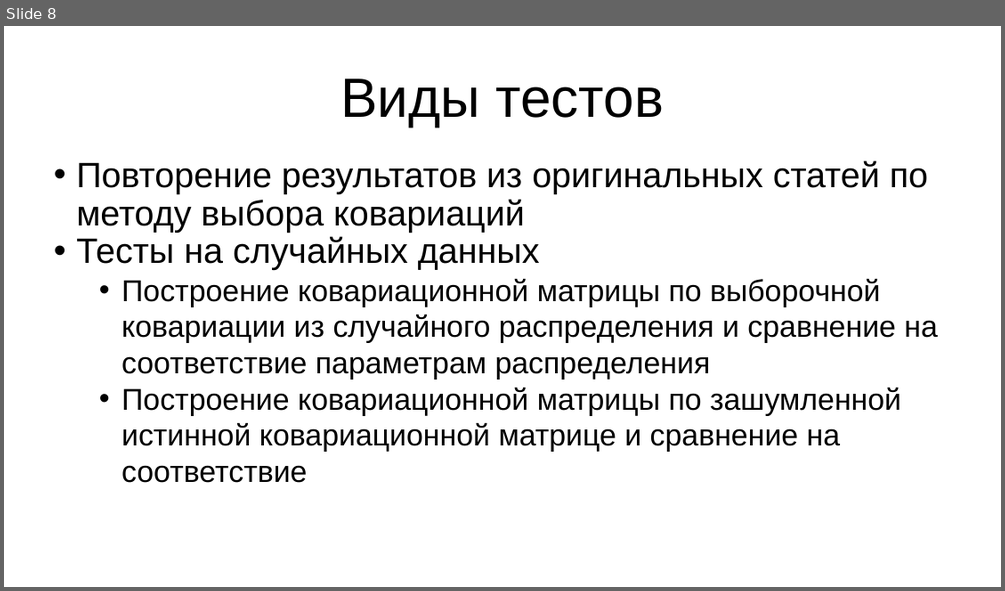
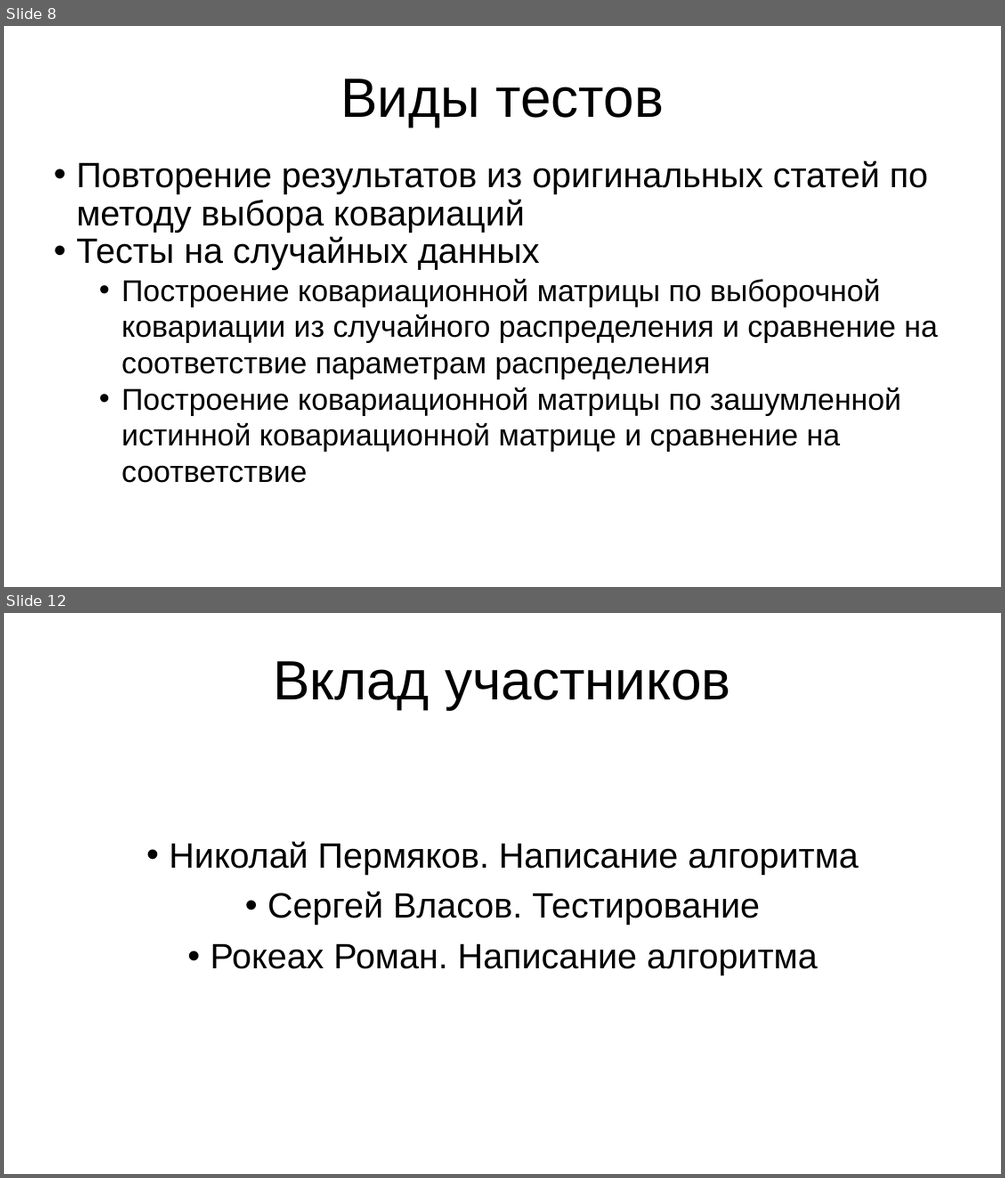
Before and after one commit to Apollon76/dempster_algorithm, a slide deck: Презентация.pptx. Shown one above the other, each under a label of ours: slide 8 before the commit, slides 8 and 12 after it; the slides between them are not shown. The pictures are 1005x591 and 1005x1178 pixels, drawn with LibreOffice and Linux fonts; fonts in the diff are those of the drawing. Boxes give left, top, right and bottom in pixels: in the first picture for what was removed or moved away, otherwise in the second. Text is boxed around its words. In the diff, an @@ line names an element or a change of style, - is before the commit and + after.

```diff
--- a/Презентация.pptx
+++ b/Презентация.pptx
@@ slide 12 added at [4,613,1001,1174], background #FFFFFF @@
@@ title added at [273,661,730,710], 44 pt, text #000000 @@
+Вклад участников
@@ subtitle added at [169,841,858,975], 28 pt, text #000000 @@
+• Николай Пермяков. Написание алгоритма
+• Сергей Власов. Тестирование
+• Рокеах Роман. Написание алгоритма
```
Also in this commit, not shown: 3 other slides added.
